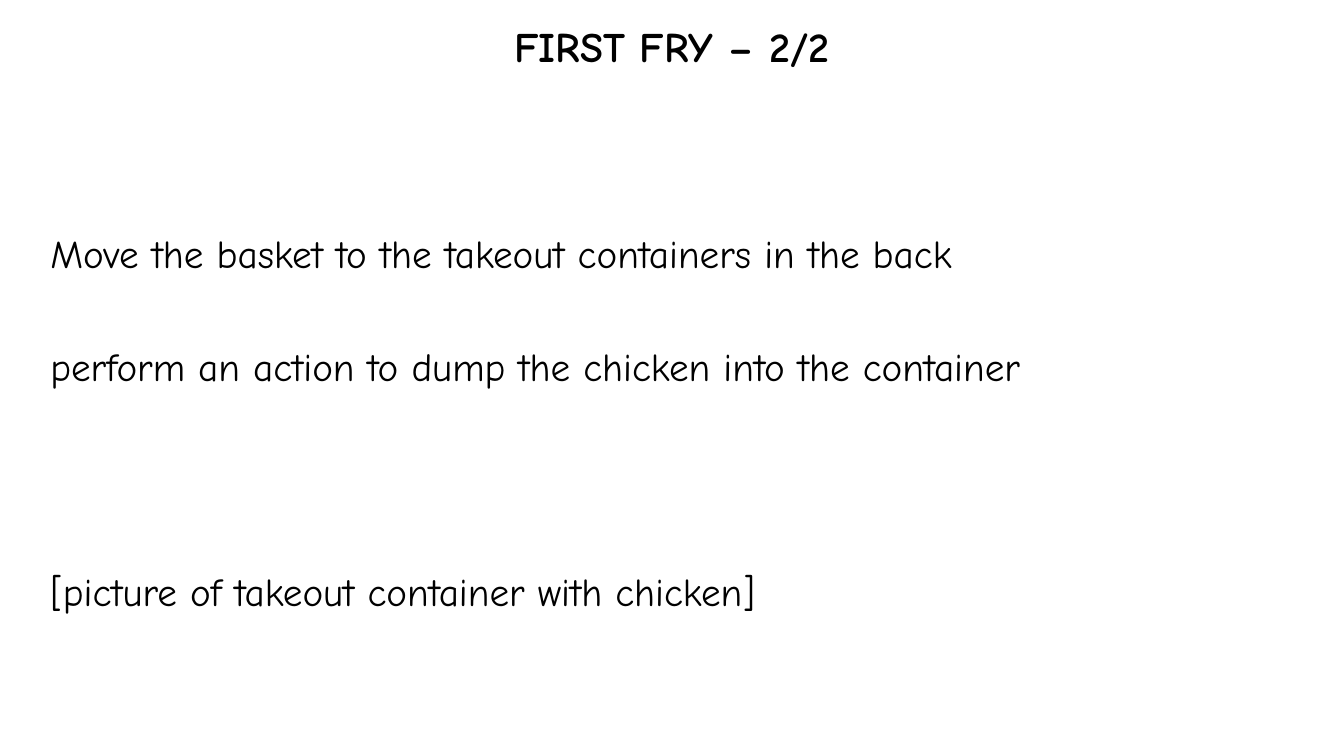
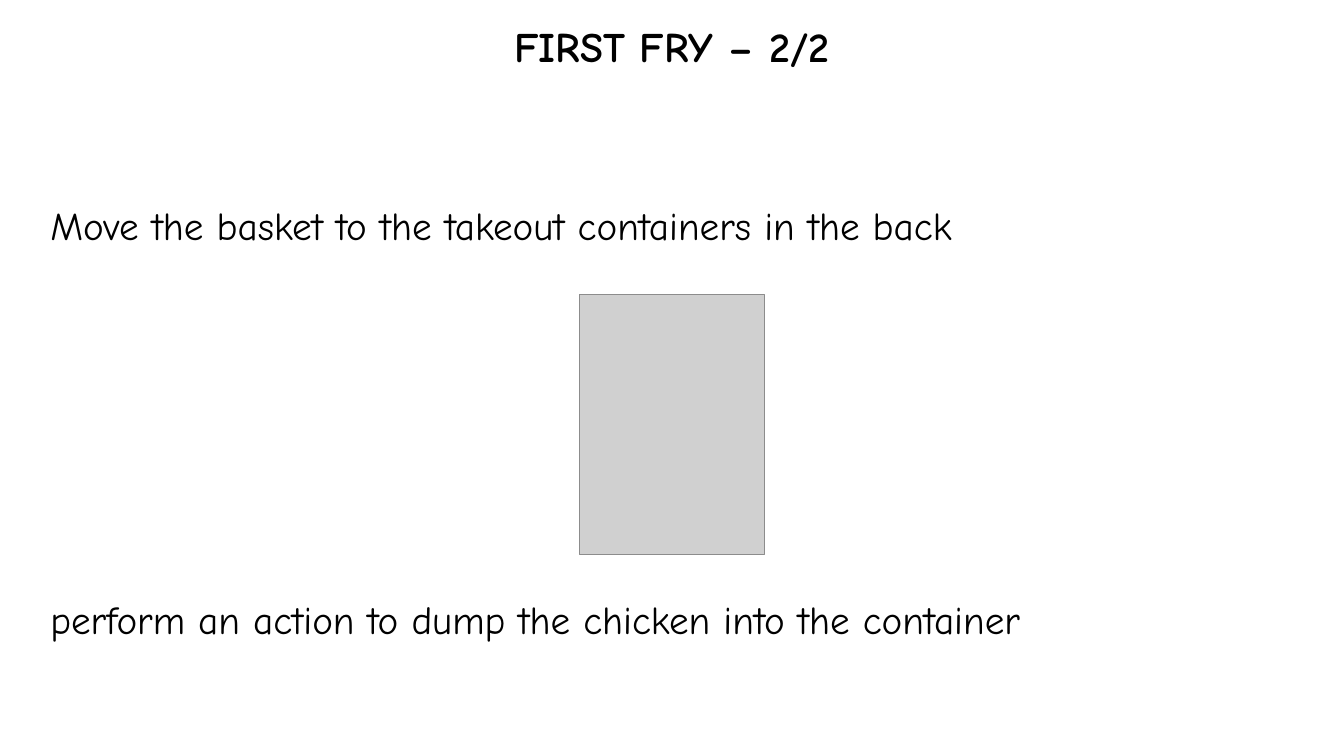
Before and after one commit to hwaet/LD48, a slide deck: slide 4 of Assets/Instructions/Source.pptx. Drawn at 1344x756 pixels with LibreOffice and Linux fonts; fonts in the diff are those of the drawing; grey boxes stand for pictures. Boxes give left, top, right and bottom in pixels: in the first picture for what was removed or moved away, otherwise in the second. Text is boxed around its words. In the diff, an @@ line names an element or a change of style, - is before the commit and + after.

```diff
--- a/Assets/Instructions/Source.pptx
+++ b/Assets/Instructions/Source.pptx
@@ picture added at (580,295,765,556) @@
@@ text at (50,574,755,614): paragraph removed @@
-[picture of takeout container with chicken]
```
Also in this commit, not shown: 9 other slides changed.
